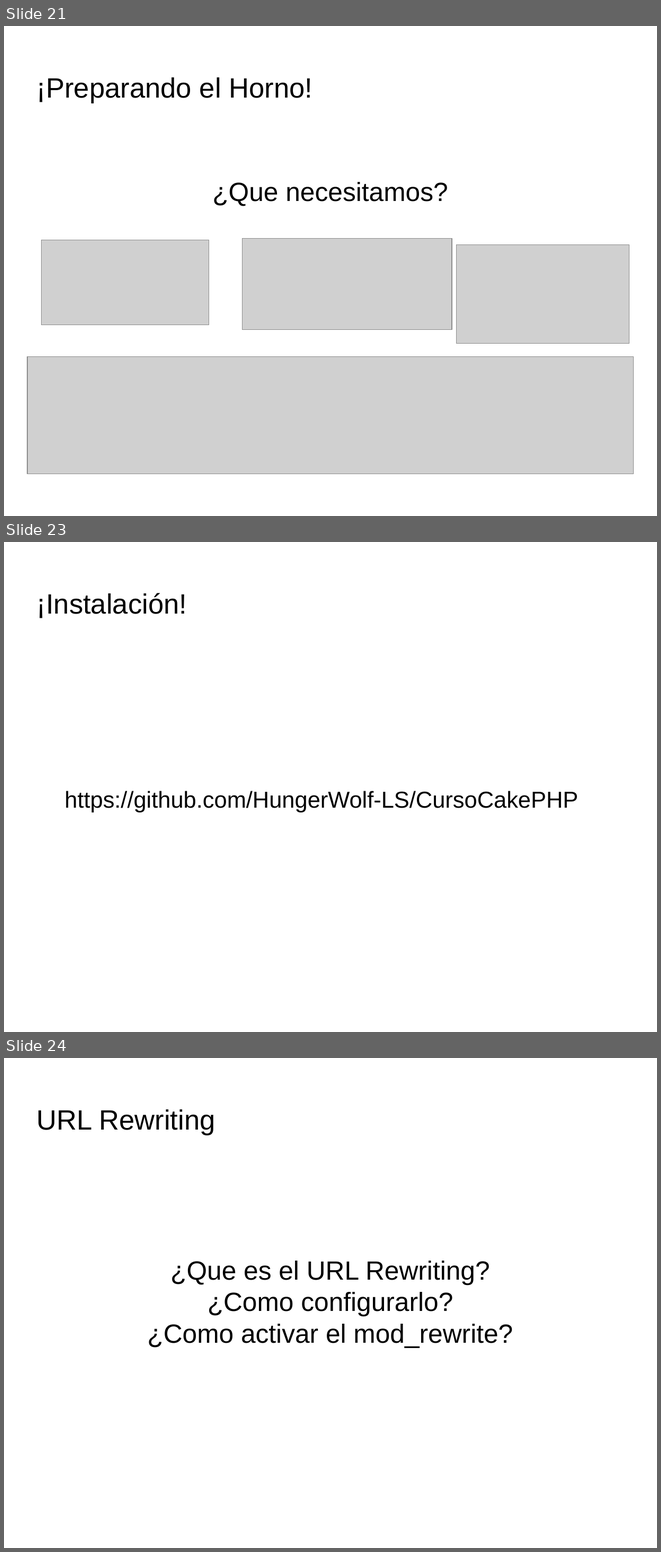
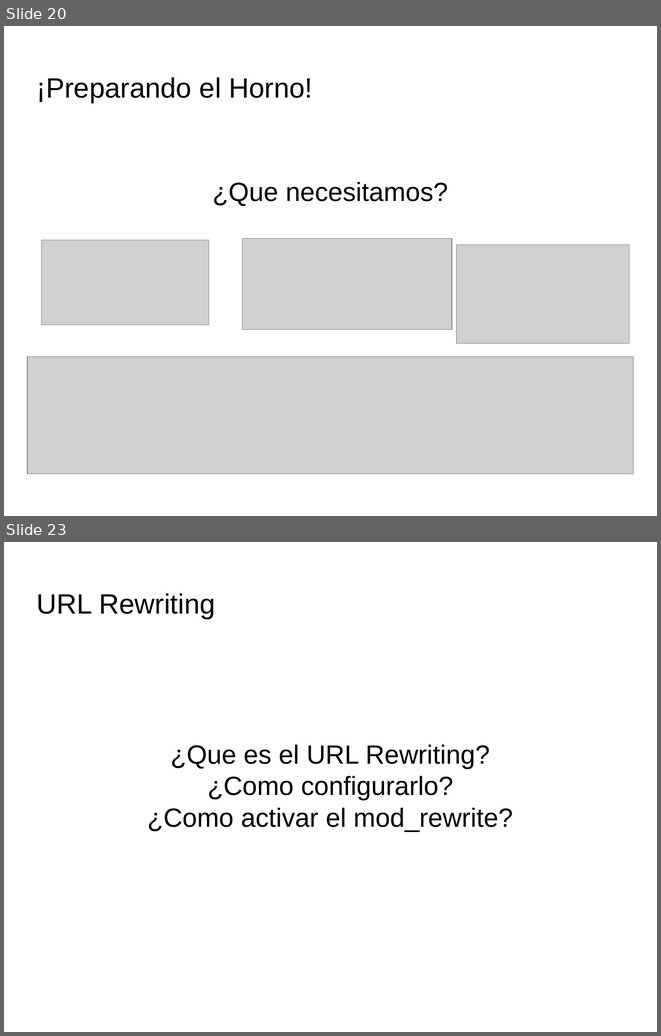
Before and after one commit to HungerWolf-LS/CursoCakePHP, a slide deck: CakePHP.odp. Shown one above the other, each under a label of ours: slides 21, 23 and 24 before the commit, slides 20 and 23 after it; the slides between them are not shown. The pictures are 661x1552 and 661x1036 pixels, drawn with LibreOffice and Linux fonts; fonts in the diff are those of the drawing; grey boxes stand for pictures; background and template pictures are left out. Boxes give left, top, right and bottom in pixels: in the first picture for what was removed or moved away, otherwise in the second. Text is boxed around its words. In the diff, an @@ line names an element or a change of style, - is before the commit and + after.

```diff
--- a/CakePHP.odp
+++ b/CakePHP.odp
@@ slide 23 removed at [4,542,657,1032], background picture (left out) @@
@@ title removed at [37,593,187,618] @@
-¡Instalación!
@@ subtitle removed at [64,791,578,812] @@
-  https://github.com/HungerWolf-LS/CursoCakePHP
@@ what was slide 21 is now slide 20 @@
@@ what was slide 24 is now slide 23 @@
```
Also in this commit, not shown: 8 slides changed, 3 slides added, 2 other slides removed, 3 other files.
